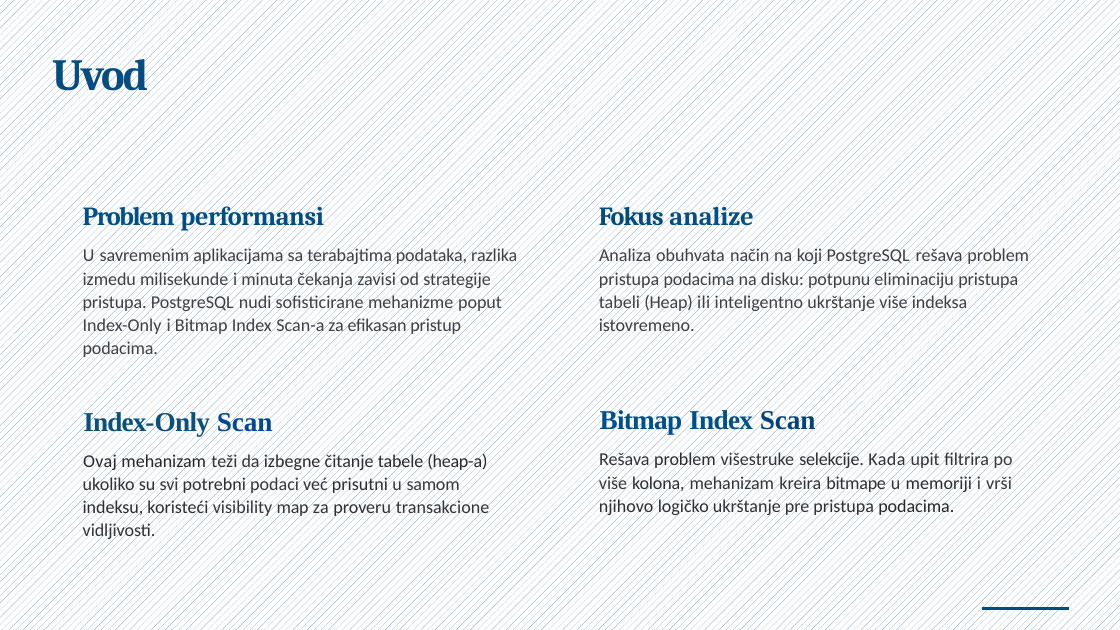
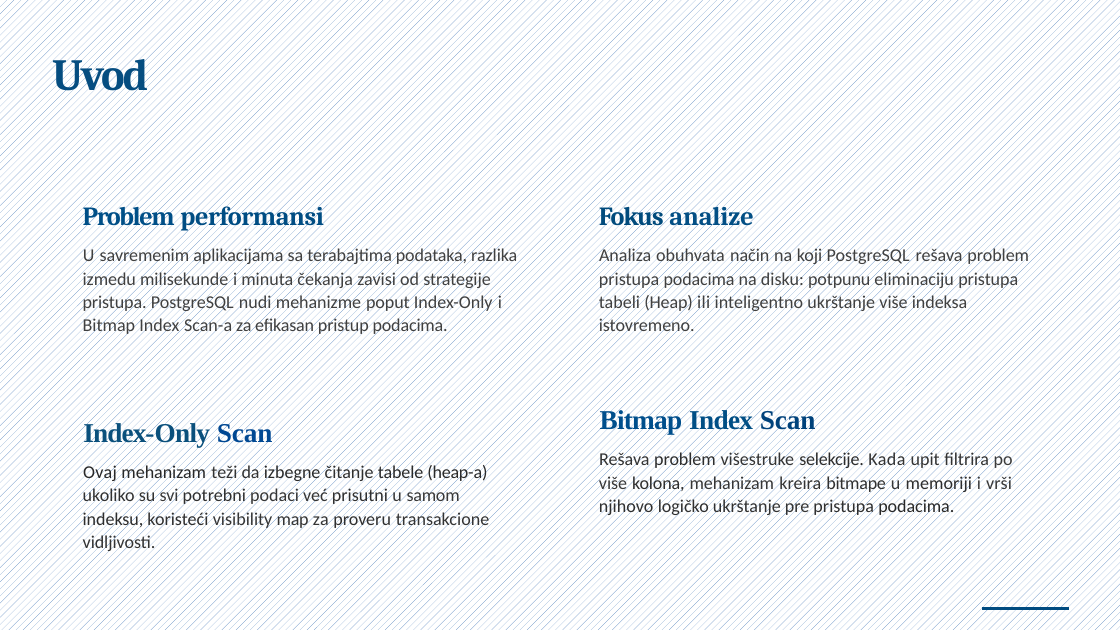
Before and after one commit to NemanjaCyber/SZUBP, a slide deck: slide 2 of P1/Index-Only i Bitmap Index Scan u PostgreSQL.pptx. Drawn at 1120x630 pixels with LibreOffice and Linux fonts; fonts in the diff are those of the drawing. Boxes give left, top, right and bottom in pixels: in the first picture for what was removed or moved away, otherwise in the second. Text is boxed around its words. In the diff, an @@ line names an element or a change of style, - is before the commit and + after.

```diff
--- a/P1/Index-Only i Bitmap Index Scan u PostgreSQL.pptx
+++ b/P1/Index-Only i Bitmap Index Scan u PostgreSQL.pptx
@@ text at (x1=83, y1=247, x2=517, y2=336): text changed @@
-U savremenim aplikacijama sa terabajtima podataka, razlika izmedu milisekunde i minuta čekanja zavisi od strategije pristupa. PostgreSQL nudi sofisticirane mehanizme poput Index-Only i Bitmap Index Scan-a za efikasan pristup podacima.
+U savremenim aplikacijama sa terabajtima podataka, razlika izmedu milisekunde i minuta čekanja zavisi od strategije pristupa. PostgreSQL nudi mehanizme poput Index-Only i Bitmap Index Scan-a za efikasan pristup podacima.
```
Also in this commit, not shown: 1 other file.
